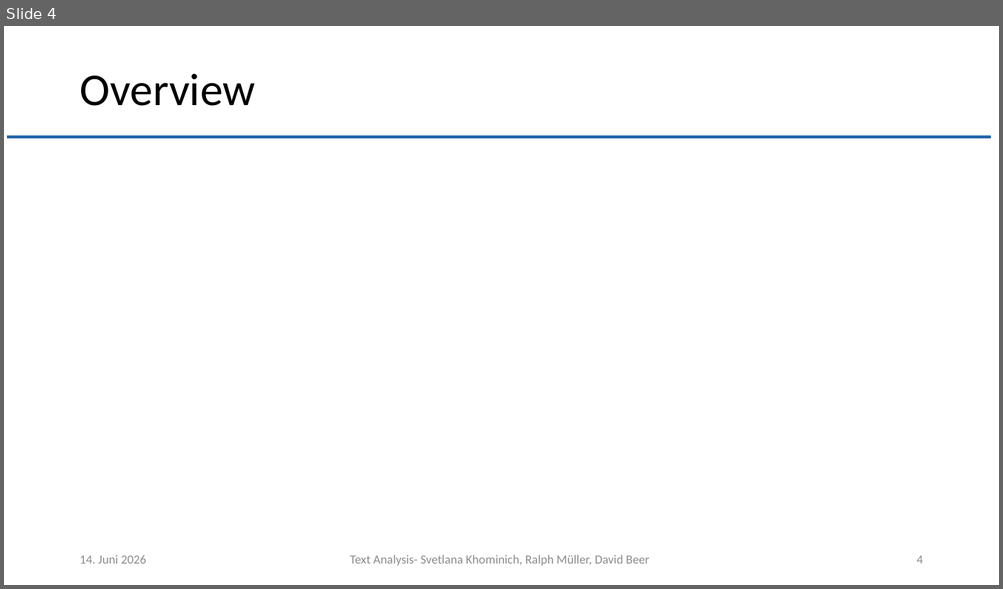
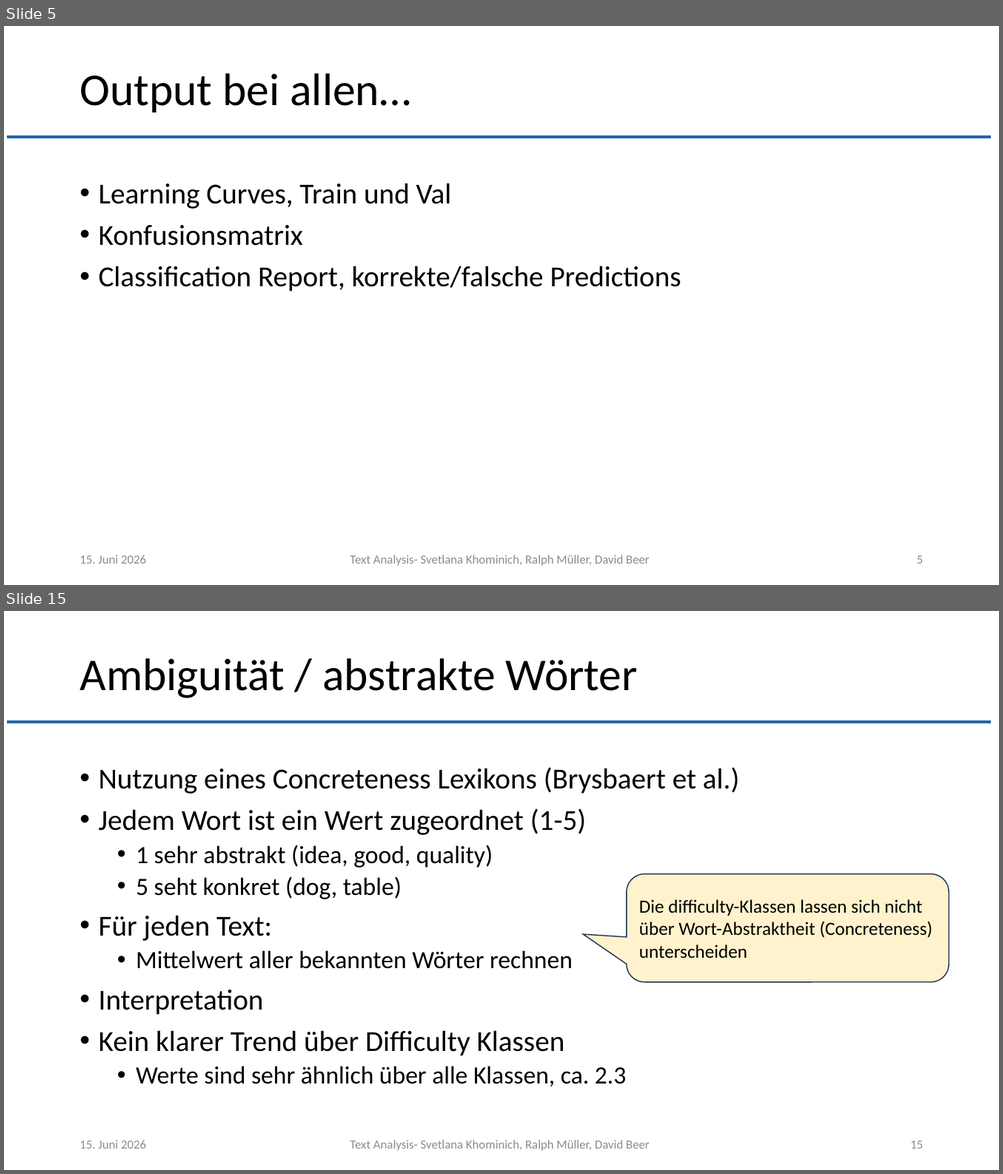
Before and after one commit to muellR/text_analysis, a slide deck: presentation/ln_text_analysis.pptx. Shown one above the other, each under a label of ours: slide 4 before the commit, slides 5 and 15 after it; the slides between them are not shown. The pictures are 1003x589 and 1003x1174 pixels, drawn with LibreOffice and Linux fonts; fonts in the diff are those of the drawing; background and template pictures are left out. Boxes give left, top, right and bottom in pixels: in the first picture for what was removed or moved away, otherwise in the second. Text is boxed around its words. In the diff, an @@ line names an element or a change of style, - is before the commit and + after.

```diff
--- a/presentation/ln_text_analysis.pptx
+++ b/presentation/ln_text_analysis.pptx
@@ slide 15 added at [4, 611, 999, 1170], background #FFFFFF; not listed: 1 template element that a slide beside it also shows @@
@@ title added at [79, 658, 637, 698], 44 pt, text #000000 @@
+Ambiguität / abstrakte Wörter
@@ text added at [99, 767, 739, 1087], 28 pt, text #000000 @@
+• Nutzung eines Concreteness Lexikons (Brysbaert et al.)
+• Jedem Wort ist ein Wert zugeordnet (1-5)
+  • 1 sehr abstrakt (idea, good, quality)
+  • 5 seht konkret (dog, table)
+• Für jeden Text:
+  • Mittelwert aller bekannten Wörter rechnen
+• Interpretation
+• Kein klarer Trend über Difficulty Klassen
+  • Werte sind sehr ähnlich über alle Klassen, ca. 2.3
@@ rounded speech box added at [626, 874, 948, 982], fill #FFF2CC, outline #1E3256 1 pt, 18 pt, text #000000 @@
+Die difficulty-Klassen lassen sich nicht über Wort-Abstraktheit (Concreteness) unterscheiden
@@ text added at [79, 1140, 146, 1149], 12 pt, text #8C8C8C @@
+15. Juni 2026
@@ text added at [350, 1140, 649, 1151], 12 pt, text #8C8C8C @@
+Text Analysis- Svetlana Khominich, Ralph Müller, David Beer
@@ page number added at [910, 1141, 922, 1149], 12 pt, text #8C8C8C @@
+15
@@ what was slide 4 is now slide 5 @@
@@ slide 5 changed as well @@
@@ title at [79, 73, 410, 113]: text changed @@
-Overview
+Output bei allen…
@@ text added at [99, 183, 681, 292], 28 pt, text #000000 @@
+• Learning Curves, Train und Val
+• Konfusionsmatrix
+• Classification Report, korrekte/falsche Predictions
@@ text at [79, 555, 146, 564]: text changed @@
-14. Juni 2026
+15. Juni 2026
@@ page number at [916, 556, 922, 564]: text changed @@
-4
+5
```
Also in this commit, not shown: 4 other slides changed, 15 other slides added, 8 other files.
